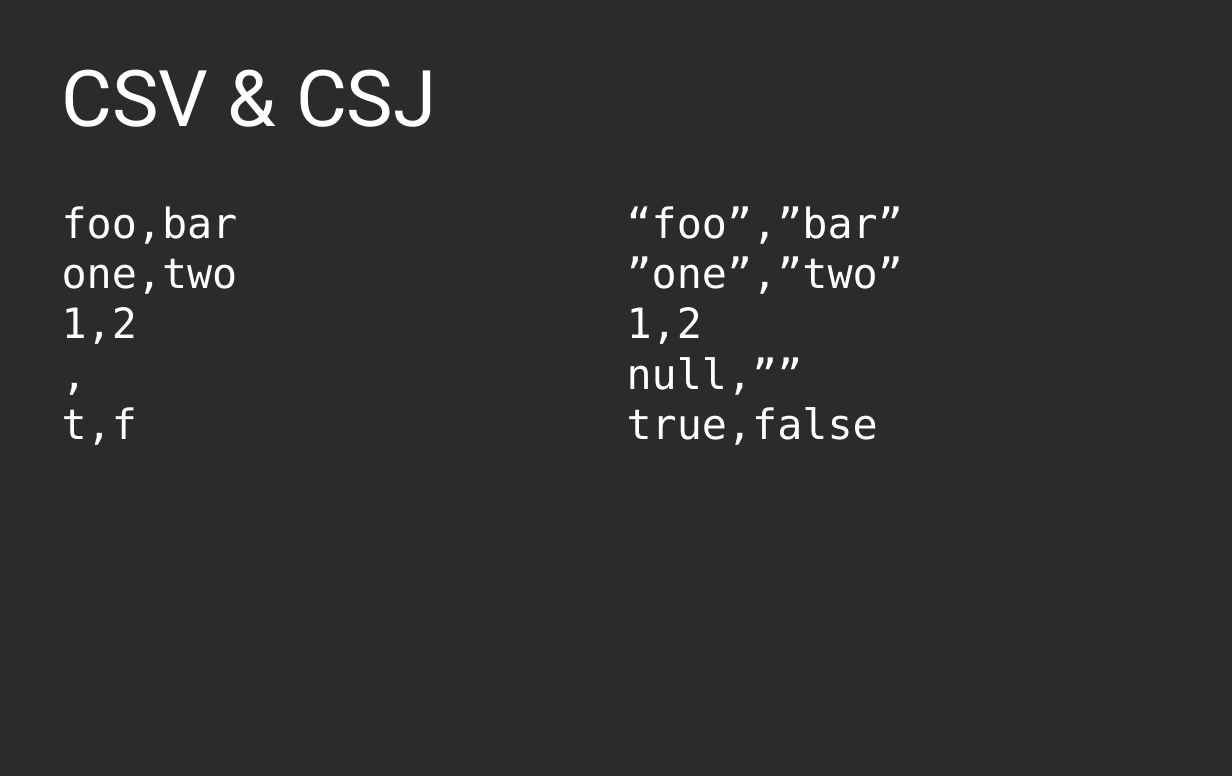
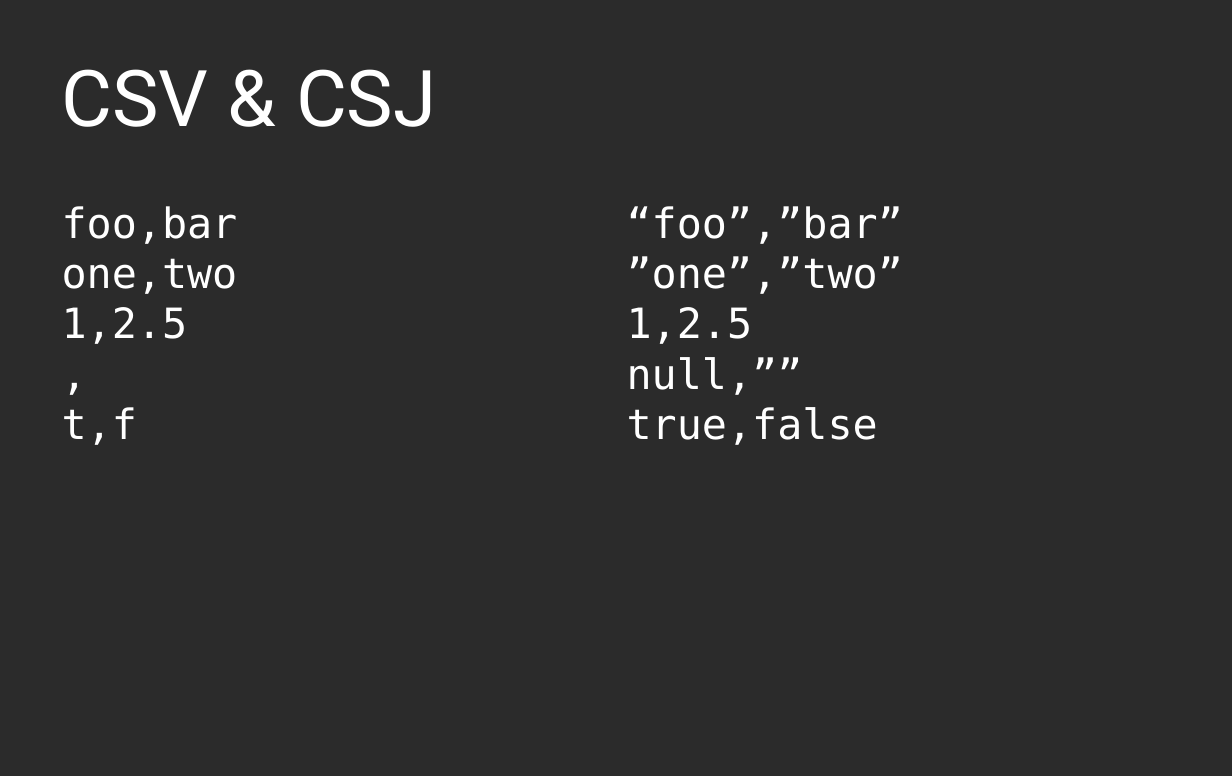
Before and after one commit to KayEss/cpp-designing4performance, a slide deck: slide 7 of slides/Designing APIs For Performance.odp. Drawn at 1232x776 pixels with LibreOffice and Linux fonts; fonts in the diff are those of the drawing; background and template pictures are left out; a plain dark background stands for a picture behind light text. Boxes give left, top, right and bottom in pixels: in the first picture for what was removed or moved away, otherwise in the second. Text is boxed around its words. In the diff, an @@ line names an element or a change of style, - is before the commit and + after.

```diff
--- a/slides/Designing APIs For Performance.odp
+++ b/slides/Designing APIs For Performance.odp
@@ text at bbox=[62, 206, 238, 445]: text changed @@
-foo,bar
-one,two
-1,2
-,
-t,f
+foo,bar
+one,two
+1,2.5
+,
+t,f
@@ text at bbox=[627, 206, 903, 445]: text changed @@
-“foo”,”bar”
-”one”,”two”
-1,2
-null,””
-true,false
+“foo”,”bar”
+”one”,”two”
+1,2.5
+null,””
+true,false
```
Also in this commit, not shown: 2 other slides changed, 2 other files.
